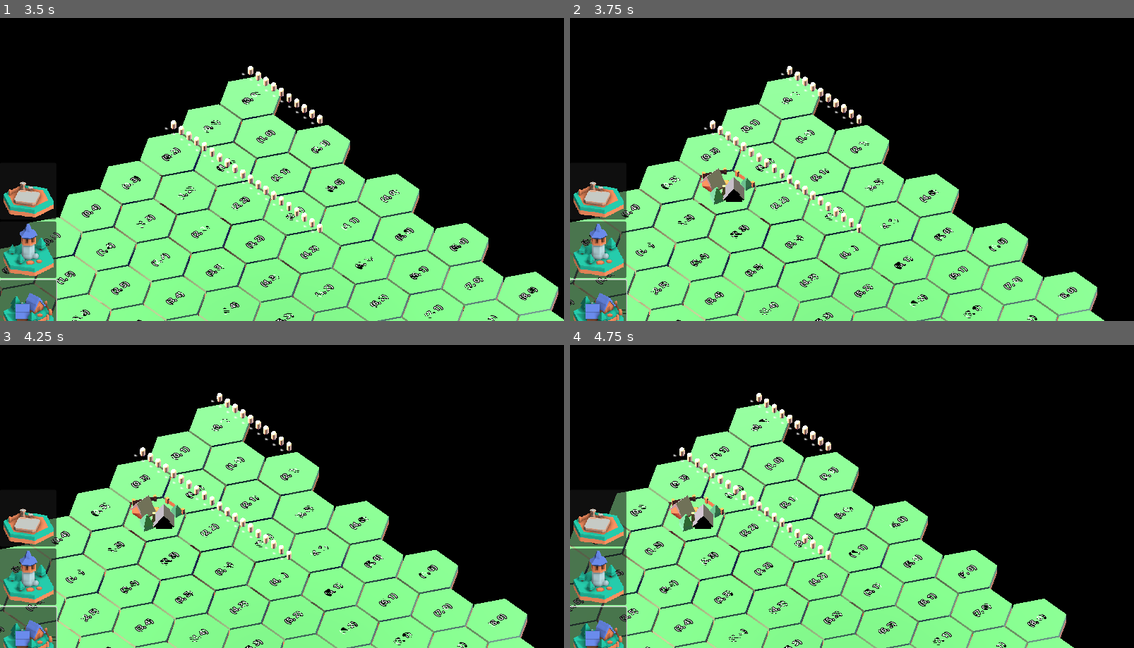
Above: before the commit, frames 1-4 (two rows, left to right).
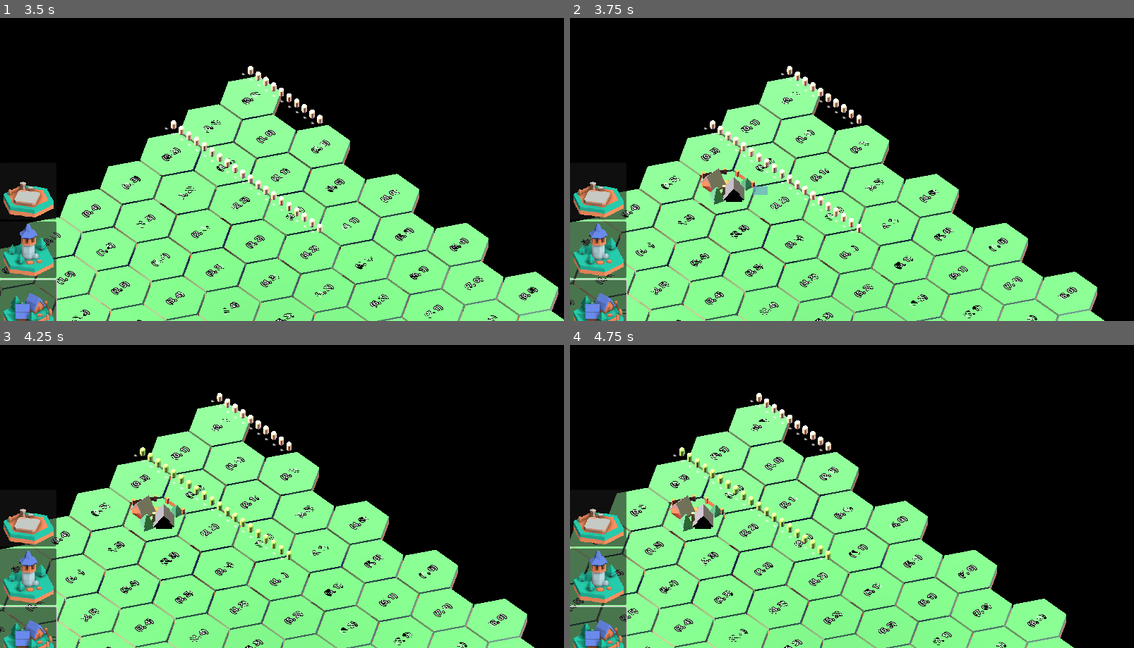
Above: after the commit, the same moments.

Repository: Luis-Arnold/Legends-of-Old
Game: Godot game, scene res://Content/Scenes/Map/Map3D.tscn
Same seed, same stepped clock (60 frames per second), same inputs: the game is played once before the commit and once after it.
Inputs (mouse positions are in pixels of both pictures, inside the frame that each line leads up to):
- Up to frame 1 (3.5 s): click (28, 190) at 0.52 s; click (28, 248) at 1.27 s; click (28, 308) at 2.02 s; tap Enter at 2.75 s; move the mouse to (406, 148) at 2.77 s; hold D from 2.78 s (still down); click (406, 148) at 2.92 s; tap Space at 3.02 s
- Up to frame 2 (3.75 s): release D at 3.5 s; tap Space at 3.5 s; drag from (739, 178) to (823, 227) at 3.52 s
- Up to frame 3 (4.25 s): no input
- Up to frame 4 (4.75 s): move the mouse to (908, 420) at 4.27 s; hold D from 4.28 s (still down); click (908, 420) at 4.42 s

Frame 1 is identical in both runs. In frame 2, less than 0.1% of the frame differs, in the area x 32-36%, y 55-59%; in frame 3, 0.5%, in the area x 24-52%, y 33-71%; in frame 4, 0.5%.

Commit message:
Adding defensive buildings

Diff:
--- a/Content/Scenes/Map/Camera.gd
+++ b/Content/Scenes/Map/Camera.gd
@@ -8,7 +8,7 @@
 func _ready():
 	CameraUtil.gameCamera = self
 
-func _process(delta):
+func _process(_delta):
 	pass
 
 func _input(event):
@@ -66,7 +66,7 @@
 	params.shape = boxShape
 	params.transform = boxTransform
 	params.collision_mask = collisionMask
-	var results = spaceState.intersect_shape(params)
+	var _results = spaceState.intersect_shape(params)
 
 func getCameraDirection():
 	return -global_transform.basis.z.normalized()
--- a/Content/Scenes/Map/HexTile.gd
+++ b/Content/Scenes/Map/HexTile.gd
@@ -4,16 +4,35 @@
 @export var tileName: String
 @export var tileSpritePath: String
 @export var tileMeshPath: String
+@export var playerColor: PlayerUtil.playerColor = PlayerUtil.playerColor.WHITE
 
 @export var hexMeshName: String
 @export var meshPath: String
 @export var hexMeshScene: PackedScene
 @export var hexMesh: Node
 
+@export var health: int
+@export var attack: int
+var targetsInRange: Array = []
+var attackReady: bool = false
+# Grows with experience
+var attackSpeed: float = 1.0
+var attackCooldown: float
+var attackDamage: int = 100
+
+@export var level: int
+
+@export var attackable: bool = false
+@export var isDefended: bool = false
+var isVisual: bool = false
+
 @export_category('Positional')
 @export var q: int
 @export var r: int
+var tilePosition: Vector2i
 @export var neighborHexTiles: Array = []
+
+var defenseArea: Area3D
 
 @export_category('Helper variables')
 var hexDirections = [
@@ -21,16 +40,18 @@
 	Vector2i(-1, 0), Vector2i(-1, 1), Vector2i(0, 1)
 ]
 
-func _initialize(_hexMeshName: String, _tileName: String, _meshPath: String, _tileSpritePath: String, _isVisual: bool = false):
+func _initialize(_tilePosition: Vector2i, _hexMeshName: String, _tileName: String, _meshPath: String, _tileSpritePath: String, _isVisual: bool = false, _isDefended: bool = false):
+	tilePosition = _tilePosition
 	hexMeshName = _hexMeshName
 	meshPath = _meshPath
 	tileName = _tileName
 	tileSpritePath = _tileSpritePath
+	isVisual = _isVisual
+	isDefended = _isDefended
 
 	if _isVisual:
 		hexMeshScene = load(meshPath)
 		hexMesh = hexMeshScene.instantiate().duplicate()
-		hexMesh.name = 'tileMesh'
 		add_child(hexMesh)
 	%Highlight.light_energy = 0
 
@@ -50,3 +71,51 @@
 func _on_neighbor_tracker_body_exited(body):
 	if body is RigidBody3D and body in neighborHexTiles:
 		neighborHexTiles.erase(body)
+
+func _onAttackerEntered(body):
+	if body is CharacterBody3D:
+		if body.playerColor != PlayerUtil.ownerPlayer.playerColor:
+			targetsInRange.append(body)
+
+func _onAttackerExited(body):
+	if body is CharacterBody3D:
+		if body.playerColor != PlayerUtil.ownerPlayer.playerColor:
+			targetsInRange.erase(body)
+
+func _physics_process(_delta):
+	chargeAttack()
+
+func chargeAttack():
+	if not attackReady and isDefended:
+		if attackCooldown >= 0 and attackCooldown < 100:
+			attackCooldown += attackSpeed
+		elif attackCooldown >= 100:
+			attackReady = true
+		else:
+			attackCooldown = 0
+	else:
+		if len(targetsInRange) > 0:
+			attackCooldown = 0
+			attackReady = false
+			# Manage firing arrows
+			# Make better judgement on target to hit
+			targetsInRange[0].takeDamage(attackDamage, UnitUtil.damageType.BASE)
+
+func changeColor(newColor: PlayerUtil.playerColor = PlayerUtil.playerColor.WHITE, _defenseArea: Area3D = %DefenseArea):
+	playerColor = newColor
+	if is_instance_valid(_defenseArea):
+		if isDefended:
+			match newColor:
+				PlayerUtil.playerColor.WHITE:
+					set_collision_layer_value(2, true)
+					_defenseArea.set_collision_mask_value(3, true)
+				PlayerUtil.playerColor.BLACK:
+					set_collision_layer_value(3, true)
+					_defenseArea.set_collision_mask_value(2, true)
+			_defenseArea.set_collision_layer_value(1, false)
+			_defenseArea.set_collision_mask_value(1, false)
+		else:
+			_defenseArea.queue_free()
+
+func _onTreeEntered():
+	changeColor(PlayerUtil.ownerPlayer.playerColor)
--- a/Content/Scenes/Map/HexTile.tscn
+++ b/Content/Scenes/Map/HexTile.tscn
@@ -8,6 +8,10 @@
 [sub_resource type="CylinderShape3D" id="CylinderShape3D_c70fc"]
 height = 0.2
 radius = 0.7
+
+[sub_resource type="CylinderShape3D" id="CylinderShape3D_3j1qf"]
+height = 0.4
+radius = 2.0
 
 [node name="HexTile" type="RigidBody3D"]
 freeze = true
@@ -34,5 +38,17 @@
 transform = Transform3D(1, 0, 0, 0, -4.37114e-08, 1, 0, -1, -4.37114e-08, 0, 0.2, 0)
 text = "N/A"
 
+[node name="DefenseArea" type="Area3D" parent="."]
+unique_name_in_owner = true
+transform = Transform3D(1, 0, 0, 0, 1, 0, 0, 0, 1, 0, 0.2, 0)
+collision_layer = 15
+collision_mask = 15
+
+[node name="DefenseCollision" type="CollisionShape3D" parent="DefenseArea"]
+shape = SubResource("CylinderShape3D_3j1qf")
+
 [connection signal="body_entered" from="NeighborTracker" to="." method="_on_neighbor_tracker_body_entered"]
 [connection signal="body_exited" from="NeighborTracker" to="." method="_on_neighbor_tracker_body_exited"]
+[connection signal="body_entered" from="DefenseArea" to="." method="_onAttackerEntered"]
+[connection signal="body_exited" from="DefenseArea" to="." method="_onAttackerExited"]
+[connection signal="tree_entered" from="DefenseArea" to="." method="_onTreeEntered"]
--- a/Content/Scenes/Map/Map3D.gd
+++ b/Content/Scenes/Map/Map3D.gd
@@ -4,8 +4,7 @@
 var hexTiles: Dictionary = {}
 
 @export_category('Scenes')
-var hexTileScene: PackedScene = preload("res://Content/Scenes/Map/Hextile.tscn")
-var grassScene: PackedScene = preload("res://Content/Scenes/Map/Terrain/Grass.tscn")
+var hexTileScene: PackedScene = preload("res://Content/Scenes/Map/HexTile.tscn")
 var soldierScene: PackedScene = preload('res://Content/Scenes/Soldier/Soldier3D.tscn')
 var unitScene: PackedScene = preload("res://Content/Scenes/Unit/Unit3D.tscn")
 
@@ -21,10 +20,10 @@
 		var tile
 		if i % 2 == 1:
 			tile = hexTileScene.instantiate().duplicate()
-			tile._initialize('grass', 'grass', "res://Content/Resources/Visual/3D/Map/Tiles/grass.glb", "res://Content/Resources/Visual/2D/Icons/Buildings/smallBuildingTowerNE.png", true)
+			tile._initialize(positions.keys()[i], 'grass', 'grass', "res://Content/Resources/Visual/3D/Map/Tiles/grass.glb", "res://Content/Resources/Visual/2D/Icons/Buildings/smallBuildingTowerNE.png", true)
 		else:
 			tile = hexTileScene.instantiate().duplicate()
-			tile._initialize('grass', 'grass', "res://Content/Resources/Visual/3D/Map/Tiles/grass.glb", "res://Content/Resources/Visual/2D/Icons/Buildings/smallBuildingTowerNE.png", true)
+			tile._initialize(positions.keys()[i], 'grass', 'grass', "res://Content/Resources/Visual/3D/Map/Tiles/grass.glb", "res://Content/Resources/Visual/2D/Icons/Buildings/smallBuildingTowerNE.png", true)
 		tile.get_node('DebugLabel').text = str(positions.keys()[i])
 		tile.name = str(positions.keys()[i])
 		%SoldierNavigation.add_child(tile)
--- a/Content/Scenes/Map/Selector.gd
+++ b/Content/Scenes/Map/Selector.gd
@@ -28,6 +28,8 @@
 		queue_redraw()
 
 func _input(event):
+	if BuildingUtil.isMouseOverButton:
+		return
 	if BuildingUtil.isPlacingBuilding:
 		if event is InputEventMouseButton:
 			match event.button_index:
@@ -35,17 +37,29 @@
 					if event.pressed:
 						var hexTile = CameraUtil.gameCamera.getObjectUnderMouse(get_global_mouse_position(), 'RigidBody3D')
 						if is_instance_valid(hexTile):
-							# change Tile at click
-							var oldMesh = hexTile.get_node('tileMesh')
-							oldMesh.name = 'oldMesh'
-							oldMesh.queue_free()
-
-							hexTile.hexMeshScene = load(BuildingUtil.buildingSelected.meshPath)
-							var newMesh = hexTile.hexMeshScene.instantiate().duplicate()
-							newMesh.name = 'tileMesh'
-
-							hexTile.hexMesh = newMesh
-							hexTile.add_child(hexTile.hexMesh)
+							var newTile = BuildingUtil.buildingSelected.duplicate()
+
+							newTile.q = hexTile.q
+							newTile.r = hexTile.r
+							newTile.tilePosition = hexTile.tilePosition
+							newTile.position = hexTile.position
+
+							newTile._initialize(newTile.tilePosition, newTile.hexMeshName, newTile.tileName, newTile.meshPath, newTile.tileSpritePath, true, newTile.isDefended)
+							newTile.get_node('DebugLabel').text = str(hexTile.tilePosition)
+							hexTile.name = 'N/A'
+							newTile.name = str(hexTile.tilePosition)
+							newTile.neighborHexTiles = hexTile.neighborHexTiles
+							CameraUtil.currentMap.hexTiles[hexTile.tilePosition] = newTile
+#							newMesh.name = 'tileMesh'
+
+							newTile.rotation = Vector3(0.0,deg_to_rad(90.0),0)
+							for unit in UnitUtil.selectedUnits:
+								if hexTile in unit.currentTiles:
+									unit.currentTiles.append(newTile)
+									unit.currentTiles.erase(hexTile)
+							CameraUtil.selectedTiles.erase(hexTile)
+							hexTile.queue_free()
+							%SoldierNavigation.add_child(newTile)
 							BuildingUtil.isPlacingBuilding = false
 	elif selectDirection: # Selecting direction
 		if event is InputEventMouseButton:
--- a/Content/Scenes/Map/Terrain/Grass.gd
+++ /dev/null
@@ -1,9 +0,0 @@
-class_name Grass extends HexTile
-
-func _ready():
-	hexMeshName = 'grass'
-	hexMeshScene = load("res://Content/Resources/Visual/3D/Map/Tiles/grass.glb")
-
-	hexMesh = hexMeshScene.instantiate().duplicate()
-	add_child(hexMesh)
-	%Highlight.light_energy = 0
--- a/Content/Scenes/Map/Terrain/Grass.tscn
+++ /dev/null
@@ -1,7 +0,0 @@
-[gd_scene load_steps=3 format=3 uid="uid://th5yp11kkaq6"]
-
-[ext_resource type="PackedScene" uid="uid://cvlfgf5la4qhm" path="res://Content/Scenes/Map/HexTile.tscn" id="1_uwljc"]
-[ext_resource type="Script" path="res://Content/Scenes/Map/Terrain/Grass.gd" id="2_y1500"]
-
-[node name="HexTile" instance=ExtResource("1_uwljc")]
-script = ExtResource("2_y1500")
--- a/Content/Scenes/Map/Terrain/Tower.gd
+++ /dev/null
@@ -1,9 +0,0 @@
-class_name Tower extends HexTile
-
-func _ready():
-	hexMeshName = 'tower'
-	hexMeshScene = load("res://Content/Resources/Visual/3D/Map/Tiles/buildingTower.glb")
-
-	hexMesh = hexMeshScene.instantiate().duplicate()
-	add_child(hexMesh)
-	%Highlight.light_energy = 0
--- a/Content/Scenes/Map/Terrain/Tower.tscn
+++ /dev/null
@@ -1,14 +0,0 @@
-[gd_scene load_steps=4 format=3 uid="uid://btmg26otavo7p"]
-
-[ext_resource type="PackedScene" uid="uid://cvlfgf5la4qhm" path="res://Content/Scenes/Map/HexTile.tscn" id="1_gf2yc"]
-[ext_resource type="Script" path="res://Content/Scenes/Map/Terrain/Tower.gd" id="2_2fcf5"]
-
-[sub_resource type="CylinderShape3D" id="CylinderShape3D_v0td1"]
-height = 0.4
-
-[node name="HexTile" instance=ExtResource("1_gf2yc")]
-script = ExtResource("2_2fcf5")
-
-[node name="TileCollision" parent="." index="1"]
-transform = Transform3D(1, 0, 0, 0, 1, 0, 0, 0, 1, 0, 0.2, 0)
-shape = SubResource("CylinderShape3D_v0td1")
--- a/Content/Scenes/Player/Player3D.gd
+++ b/Content/Scenes/Player/Player3D.gd
@@ -1,7 +1,7 @@
 class_name Player3D extends Node3D
 
 @export_category('Core')
-var playerColor: PlayerUtil.playerColor
+@export var playerColor: PlayerUtil.playerColor
 var playerCollisionLayer: int
 var appOwner: bool
 
@@ -16,4 +16,4 @@
 	playerCollisionLayer = ownCollisionLayer
 
 func _get_class():
-	return 'Soldier3D'
+	return 'Player3D'
--- a/Content/Scenes/Soldier/2D/Soldier.gd
+++ b/Content/Scenes/Soldier/2D/Soldier.gd
@@ -79,6 +79,7 @@
 func chargeAttack():
 	if not attackReady:
 		if attackCooldown >= 0 and attackCooldown < 100:
+			@warning_ignore("narrowing_conversion")
 			attackCooldown += attackSpeed
 		elif attackCooldown >= 100:
 			print('attack ready')
@@ -93,7 +94,7 @@
 			# Make better judgement on target to hit
 			targetsInRange[0].takeDamage(10, UnitUtil.damageType.BASE)
 
-func moveTowardsTarget(delta):
+func moveTowardsTarget(_delta):
 	var _direction = (destination - position).normalized()
 	if position.distance_to(destination) > 8:  # Add a small threshold to prevent jittering
 		velocity = _direction * currentSpeed
@@ -137,7 +138,7 @@
 	if isLeader:
 		%Body.frame = 1
 
-func changeType(newType: UnitUtil.unitType):
+func changeType(_newType: UnitUtil.unitType):
 	pass
 
 func changeUnit(newUnit: Unit):
--- a/Content/Scenes/Unit/Unit2D/Unit.gd
+++ b/Content/Scenes/Unit/Unit2D/Unit.gd
@@ -78,7 +78,7 @@
 #	for i in range(troopSize - 1):
 #		draw_line(soldiers[i].position, soldierAssignments.values()[i], Color.RED)
 
-func _process(delta):
+func _process(_delta):
 	queue_redraw()
 
 func changeColor(newColor: PlayerUtil.playerColor) -> void:
@@ -91,7 +91,7 @@
 func setAbsoluteFormationPositions(relFormationPos, transformation) -> void:
 	absoluteFormationPositions = relFormationPos.map(func(v: Vector2): return v + transformation)
 
-func onSoldierDamaged(damagedSoldier: Soldier) -> void:
+func onSoldierDamaged(_damagedSoldier: Soldier) -> void:
 	pass
 
 func onSoldierDied(deadSoldier: Soldier) -> void:
--- a/Content/Scenes/UserInterface/Buildings.gd
+++ b/Content/Scenes/UserInterface/Buildings.gd
@@ -1,25 +1,31 @@
 extends Control
 
-var buildings: Array = []
-var hexTileScenePath = "res://Content/Scenes/Map/HexTile.tscn"
-var hexTileScene: PackedScene
+@export var buildings: Array = []
+@export var hexTileScenePath: String = "res://Content/Scenes/Map/HexTile.tscn"
+@export var hexTileScene: PackedScene
 
 func _ready():
 	hexTileScene = load(hexTileScenePath)
 	var newBuilding = hexTileScene.instantiate().duplicate()
-	newBuilding._initialize('tower', 'tower', "res://Content/Resources/Visual/3D/Map/Tiles/buildingFarm.glb", "res://Content/Resources/Visual/2D/Icons/Buildings/smallBuildingFarmNE.png")
+	newBuilding._initialize(Vector2i.ZERO, 'farm', 'farm', "res://Content/Resources/Visual/3D/Map/Tiles/buildingFarm.glb", "res://Content/Resources/Visual/2D/Icons/Buildings/smallBuildingFarmNE.png")
 	buildings.append(newBuilding)
 
 	newBuilding = hexTileScene.instantiate().duplicate()
-	newBuilding._initialize('tower', 'tower', "res://Content/Resources/Visual/3D/Map/Tiles/buildingTower.glb", "res://Content/Resources/Visual/2D/Icons/Buildings/smallBuildingTowerNE.png")
+	newBuilding._initialize(Vector2i.ZERO, 'tower', 'tower', "res://Content/Resources/Visual/3D/Map/Tiles/buildingTower.glb", "res://Content/Resources/Visual/2D/Icons/Buildings/smallBuildingTowerNE.png", false, true)
 	buildings.append(newBuilding)
 
 	newBuilding = hexTileScene.instantiate().duplicate()
-	newBuilding._initialize('tower', 'tower', "res://Content/Resources/Visual/3D/Map/Tiles/buildingVillage.glb", "res://Content/Resources/Visual/2D/Icons/Buildings/smallBuildingVillageNE.png")
+	newBuilding._initialize(Vector2i.ZERO, 'village', 'village', "res://Content/Resources/Visual/3D/Map/Tiles/buildingVillage.glb", "res://Content/Resources/Visual/2D/Icons/Buildings/smallBuildingVillageNE.png")
+	buildings.append(newBuilding)
+
+	newBuilding = hexTileScene.instantiate().duplicate()
+	newBuilding._initialize(Vector2i.ZERO, 'castle', 'castle', "res://Content/Resources/Visual/3D/Map/Tiles/buildingCastle.glb", "res://Content/Resources/Visual/2D/Icons/Buildings/smallBuildingCastleNE.png")
 	buildings.append(newBuilding)
 
 	for building in buildings:
 		var buildingButton: Button = Button.new()
 		buildingButton.icon = load(building.tileSpritePath)
 		buildingButton.connect('pressed', Callable(BuildingUtil, 'setPlacingBuilding').bind(building))
+		buildingButton.connect('mouse_entered', Callable(BuildingUtil, 'mouseEnteredButton'))
+		buildingButton.connect('mouse_exited', Callable(BuildingUtil, 'mouseExitedButton'))
 		%BuildingButtonGrid.add_child(buildingButton)
--- a/Content/Scripts/Singletons/BuildingUtil.gd
+++ b/Content/Scripts/Singletons/BuildingUtil.gd
@@ -2,7 +2,14 @@
 
 var isPlacingBuilding: bool = false
 var buildingSelected: HexTile = null
+var isMouseOverButton: bool = false
 
 func setPlacingBuilding(building: HexTile) -> void:
 	buildingSelected = building
 	isPlacingBuilding = true
+
+func mouseEnteredButton():
+	isMouseOverButton = true
+
+func mouseExitedButton():
+	isMouseOverButton = false
--- a/Content/Scripts/Singletons/UnitUtil.gd
+++ b/Content/Scripts/Singletons/UnitUtil.gd
@@ -34,15 +34,16 @@
 	ANY
 }
 
-func distributeSoldiersAcrossTiles(selectedUnits, selectedTiles):
-	var selectedSoldiers = []
-	for unit in selectedUnits:
+func distributeSoldiersAcrossTiles(_selectedUnits, _selectedTiles):
+	var _selectedSoldiers = []
+	for unit in _selectedUnits:
 		unit.currentTiles.clear()
-		selectedSoldiers.append_array(unit.soldiers)
-	var totalSoldiers = len(selectedSoldiers)
-	var totalTiles = len(selectedTiles)
+		_selectedSoldiers.append_array(unit.soldiers)
+	var totalSoldiers = len(_selectedSoldiers)
+	var totalTiles = len(_selectedTiles)
 
 	# Calculate the base number of soldiers per tile and the remainder
+	@warning_ignore("integer_division")
 	var soldiersPerHexTile = totalSoldiers / totalTiles
 	var remainder = totalSoldiers % totalTiles
 
@@ -52,13 +53,13 @@
 		var numSoldiersToAssign = int(soldiersPerHexTile) + int(remainder > 0)
 		remainder -= int(remainder > 0)
 
-		var soldierPositions = getDistributedPositions(selectedTiles[i].position, 0.3, numSoldiersToAssign)
+		var soldierPositions = getDistributedPositions(_selectedTiles[i].position, 0.3, numSoldiersToAssign)
 
 		for j in range(numSoldiersToAssign):
 			if soldierIndex < totalSoldiers:
-				selectedSoldiers[soldierIndex].setTargetPosition(soldierPositions[j])
-				if selectedTiles[i] not in selectedSoldiers[soldierIndex].currentUnit.currentTiles:
-					selectedSoldiers[soldierIndex].currentUnit.currentTiles.append(selectedTiles[i])
+				_selectedSoldiers[soldierIndex].setTargetPosition(soldierPositions[j])
+				if _selectedTiles[i] not in _selectedSoldiers[soldierIndex].currentUnit.currentTiles:
+					_selectedSoldiers[soldierIndex].currentUnit.currentTiles.append(_selectedTiles[i])
 				soldierIndex += 1
 
 func getDistributedPositions(center: Vector3, radius: float, count: int) -> Array:
Renamed: Content/Resources/Visual/2D/Map/TileSet/hexagonAll_sheet.png -> Content/Resources/Visual/2D/Map/TileSet/hexagonAllSheet.png
Not shown, changed: Content/Resources/Visual/2D/Map/TileSet/hexagonAllSheet.png.import
Not shown: 1 places in Content/Scenes/Map/HexTile.tscn that only renumber resources
